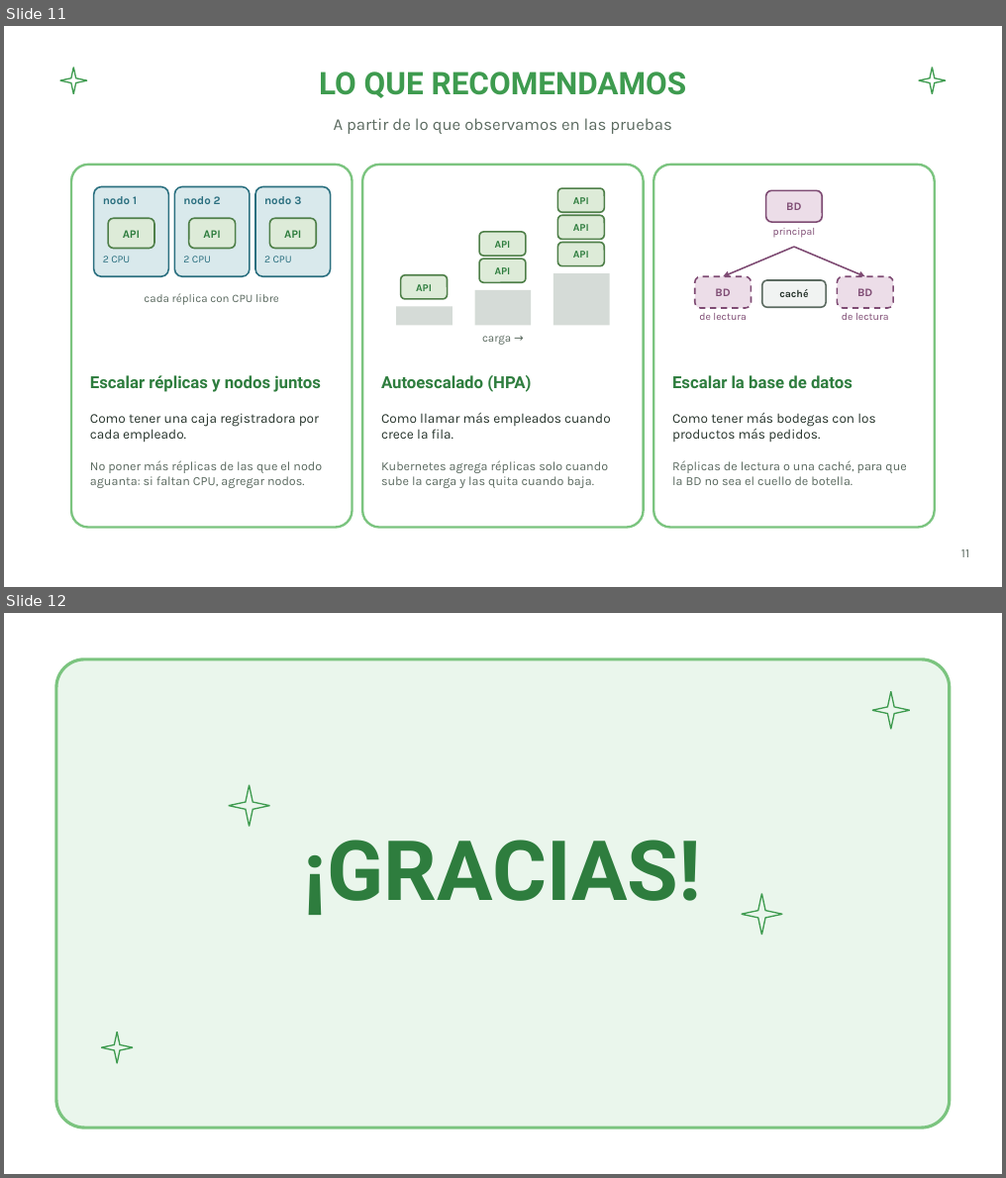
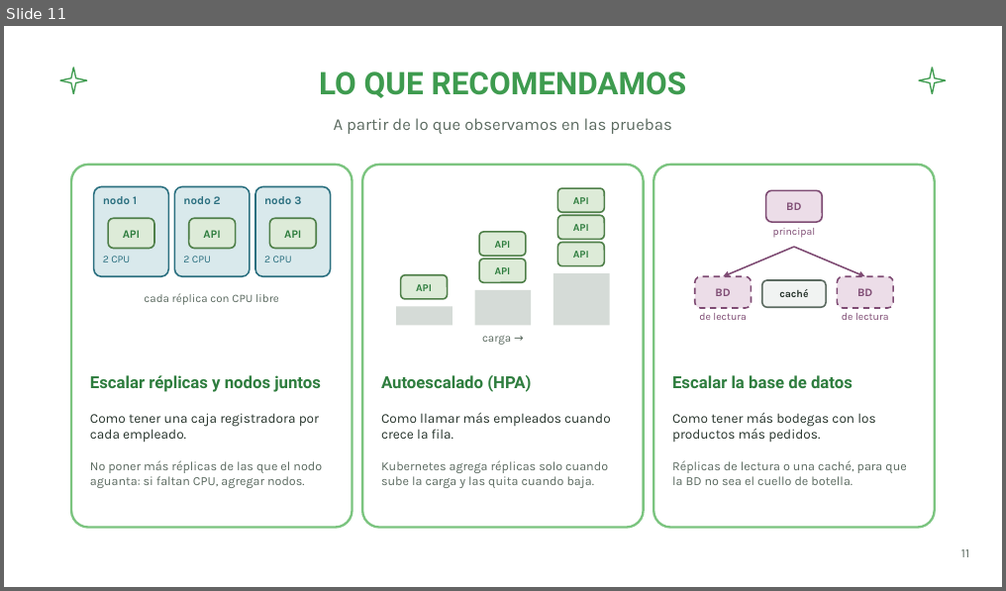
Before and after one commit to JuanFernandoBallesterosMaciasUIS/escalabilidad-api-docker-kubernetes, a slide deck: presentacion.pptx. Shown one above the other, each under a label of ours: slides 11 and 12 before the commit, slide 11 after it. The pictures are 1006x1178 and 1006x591 pixels, drawn with LibreOffice and Linux fonts; fonts in the diff are those of the drawing. Boxes give left, top, right and bottom in pixels: in the first picture for what was removed or moved away, otherwise in the second. Text is boxed around its words. In the diff, an @@ line names an element or a change of style, - is before the commit and + after.

```diff
--- a/presentacion.pptx
+++ b/presentacion.pptx
@@ slide 12 removed at [4,613,1002,1174], background #FFFFFF @@
@@ rounded rectangle removed at [56,660,949,1128] @@
@@ star removed at [872,691,910,729] @@
@@ star removed at [229,785,269,827] @@
@@ text removed at [304,840,701,915] @@
-¡GRACIAS!
@@ star removed at [742,894,782,935] @@
@@ star removed at [101,1032,133,1063] @@
```
Also in this commit, not shown: 1 slide changed, 1 slide added, 2 other files.
